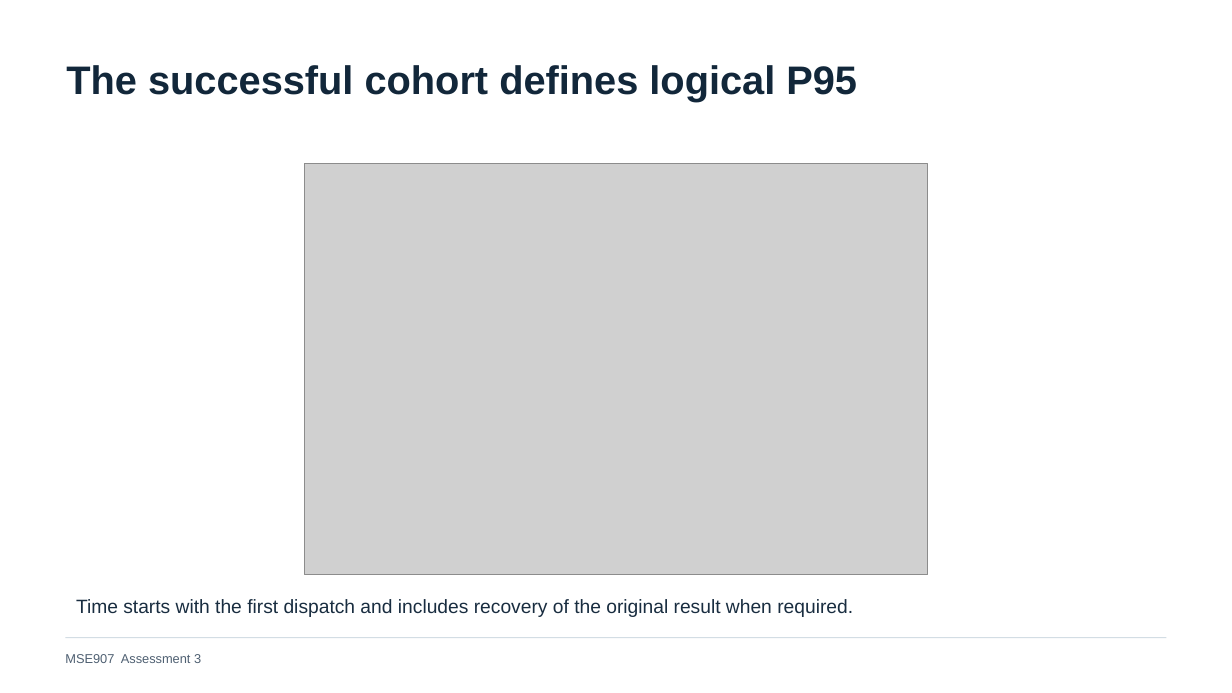
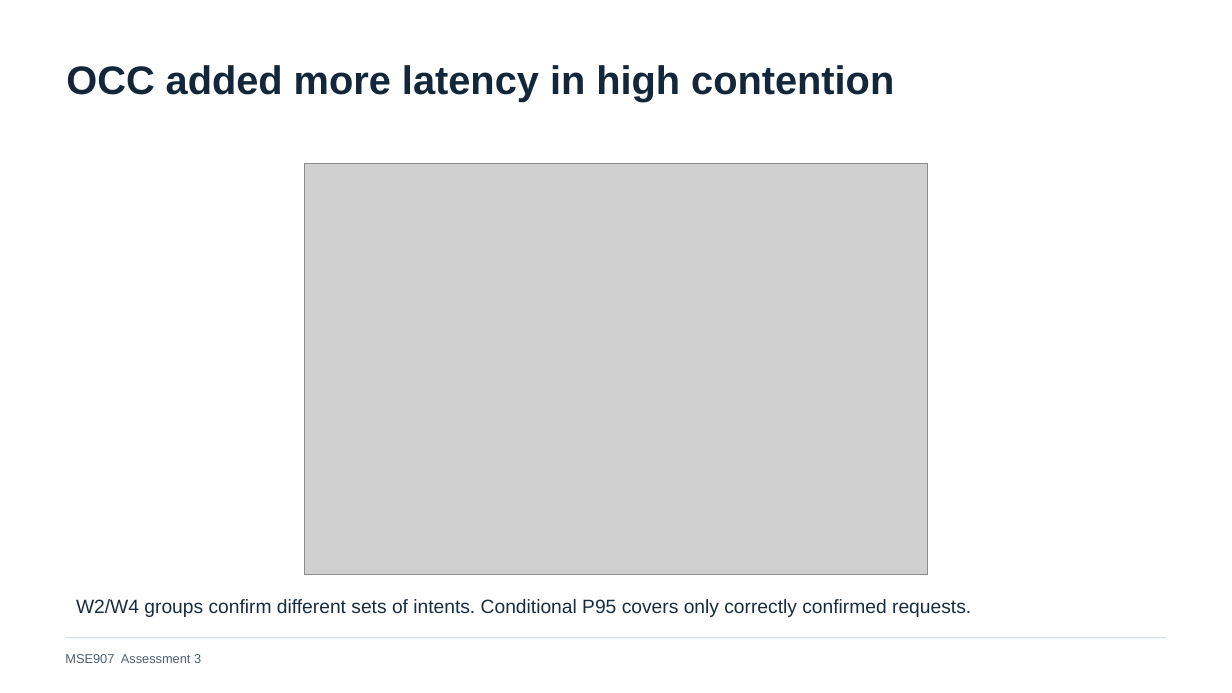
Before and after one commit to miku-wwl/capstone, a slide deck: slide 13 of docs/week04/Day06/Assessment3_Final_Presentation_EN.pptx. Drawn at 1232x693 pixels with LibreOffice and Linux fonts; fonts in the diff are those of the drawing; grey boxes stand for pictures. Boxes give left, top, right and bottom in pixels: in the first picture for what was removed or moved away, otherwise in the second. Text is boxed around its words. In the diff, an @@ line names an element or a change of style, - is before the commit and + after.

```diff
--- a/docs/week04/Day06/Assessment3_Final_Presentation_EN.pptx
+++ b/docs/week04/Day06/Assessment3_Final_Presentation_EN.pptx
@@ text at (66,65,894,102): text changed @@
-The successful cohort defines logical P95
+OCC added more latency in high contention
@@ text at (76,599,971,617): text changed @@
-Time starts with the first dispatch and includes recovery of the original result when required.
+W2/W4 groups confirm different sets of intents. Conditional P95 covers only correctly confirmed requests.
```
Also in this commit, not shown: 9 other slides changed, 12 other files.
